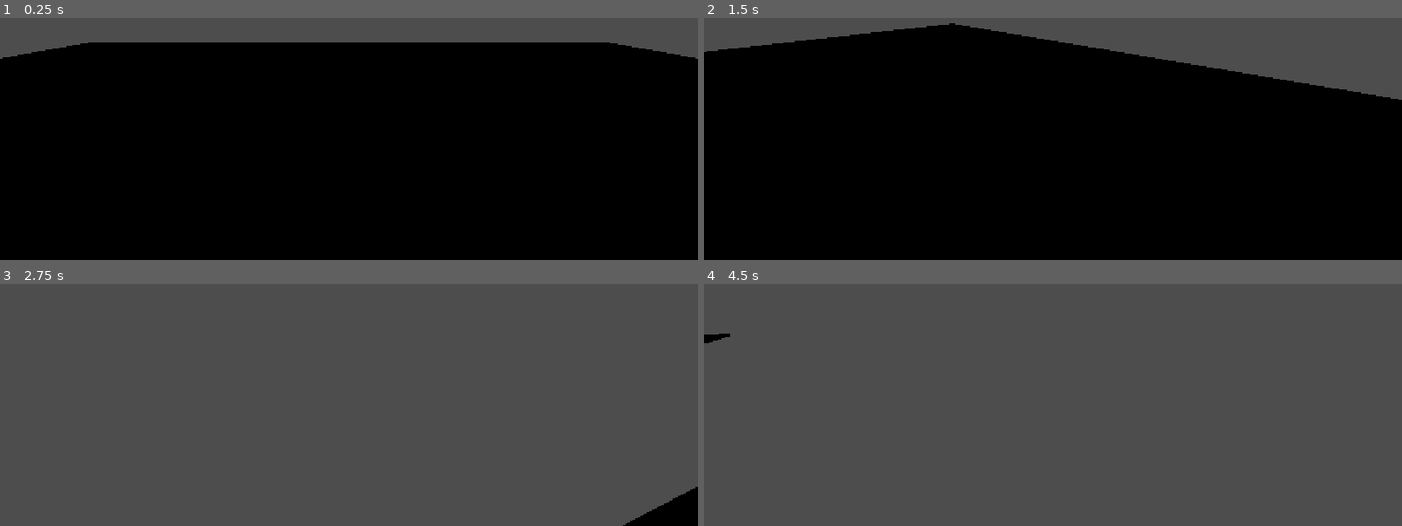
Above: before the commit, frames 1-4 (two rows, left to right).
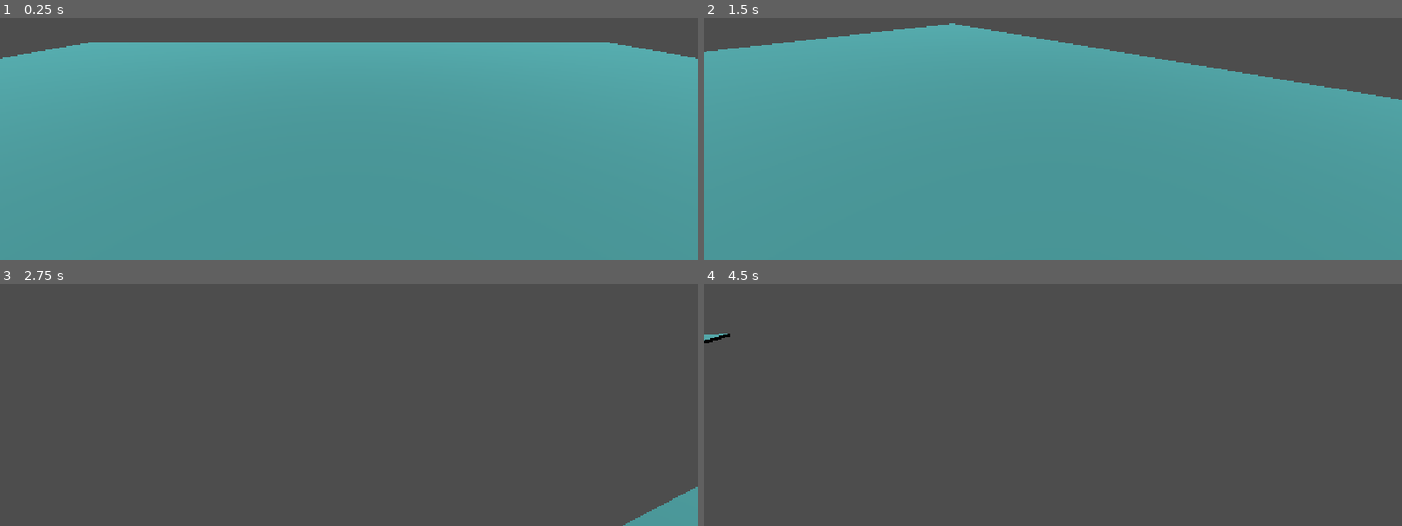
Above: after the commit, the same moments.

Repository: cdurran9/trust-no-one
Game: Godot game, scene res://scenes/levels/test_level.tscn
Same seed, same stepped clock (60 frames per second), same inputs: the game is played once before the commit and once after it.
Inputs (mouse positions are in pixels of both pictures, inside the frame that each line leads up to):
- Up to frame 1 (0.25 s): no input
- Up to frame 2 (1.5 s): tap Enter at 0.5 s; move the mouse to (1087, 61) at 0.52 s; hold W (forward) from 0.53 s (still down); tap E (interact, bound only after the commit) at 0.6, 1.35 s; move the mouse to (1018, 66) at 1.27 s
- Up to frame 3 (2.75 s): keep holding W (forward); move the mouse to (362, 322) at 2.02 s; tap E (interact, bound only after the commit) at 2.1 s
- Up to frame 4 (4.5 s): keep holding W (forward); move the mouse to (1046, 337) at 2.77 s; tap E (interact, bound only after the commit) at 2.85, 3.6, 4.35 s; tap Space at 3.5 s; move the mouse to (1101, 334) at 3.52 s; tap Enter at 4.25 s; move the mouse to (997, 325) at 4.27 s

The runs differ from the first frame. In frame 1, 89% of the frame differs, in the area x 0-100%, y 10-100%; in frame 2, 85%; in frame 3, 0.9%; in frame 4, less than 0.1%.

Commit message:
Interactions framework

Diff:
--- a/project.godot
+++ b/project.godot
@@ -49,6 +49,11 @@
 "events": [Object(InputEventKey,"resource_local_to_scene":false,"resource_name":"","device":-1,"window_id":0,"alt_press …(192 unchanged characters)…
 ]
 }
+interact={
+"deadzone": 0.2,
+"events": [Object(InputEventKey,"resource_local_to_scene":false,"resource_name":"","device":-1,"window_id":0,"alt_pressed":false,"shift_pressed":false,"ctrl_pressed":false,"meta_pressed":false,"pressed":false,"keycode":0,"physical_keycode":69,"key_label":0,"unicode":101,"location":0,"echo":false,"script":null)
+]
+}
 
 [physics]
 
--- a/scenes/characters/player.tscn
+++ b/scenes/characters/player.tscn
@@ -1,6 +1,7 @@
 [gd_scene format=3 uid="uid://dygosmml840uk"]
 
 [ext_resource type="Script" uid="uid://dn26olsq6uk0l" path="res://scripts/player.gd" id="1_rp718"]
+[ext_resource type="Script" uid="uid://dnhth13c23pyo" path="res://scripts/interact.gd" id="2_yewv4"]
 
 [sub_resource type="CapsuleShape3D" id="CapsuleShape3D_y5y0o"]
 
@@ -18,9 +19,13 @@
 
 [node name="Head" type="Node3D" parent="." unique_id=1506413379]
 transform = Transform3D(1, 0, 0, 0, 1, 0, 0, 0, 1, 0, 1.7272303, 0)
+script = ExtResource("2_yewv4")
 
 [node name="Camera3D" type="Camera3D" parent="Head" unique_id=1411419261]
 transform = Transform3D(1, 0, 0, 0, 0.96640146, 0.2570375, 0, -0.2570375, 0.96640146, 0, 0, -0.17706758)
+
+[node name="RayCast3D" type="RayCast3D" parent="Head/Camera3D" unique_id=1902229147]
+target_position = Vector3(0, 0, -3)
 
 [node name="MeshInstance3D" type="MeshInstance3D" parent="." unique_id=1228797613]
 transform = Transform3D(1, 0, 0, 0, 1, 0, 0, 0, 1, 0, 1, 0)
--- a/scenes/levels/test_level.tscn
+++ b/scenes/levels/test_level.tscn
@@ -1,6 +1,7 @@
 [gd_scene format=3 uid="uid://bi0uj31s4mxja"]
 
 [ext_resource type="PackedScene" uid="uid://dygosmml840uk" path="res://scenes/characters/player.tscn" id="1_jbqir"]
+[ext_resource type="PackedScene" uid="uid://byue3m1a287oa" path="res://scenes/objects/interactable_test.tscn" id="2_yautc"]
 
 [sub_resource type="StandardMaterial3D" id="StandardMaterial3D_y5y0o"]
 albedo_color = Color(0.26323867, 0.57908136, 0.5860235, 1)
@@ -14,3 +15,9 @@
 material = SubResource("StandardMaterial3D_y5y0o")
 
 [node name="Player" parent="." unique_id=888573409 instance=ExtResource("1_jbqir")]
+
+[node name="DirectionalLight3D" type="DirectionalLight3D" parent="." unique_id=518491460]
+transform = Transform3D(1, 0, 0, 0, 0.23176649, 0.97277147, 0, -0.97277147, 0.23176649, 0, 15.424217, 0)
+
+[node name="InteractableTest" parent="." unique_id=1004146454 instance=ExtResource("2_yautc")]
+transform = Transform3D(1, 0, 0, 0, 1, 0, 0, 0, 1, -6.397239, 0.6, 0)
--- /dev/null
+++ b/scenes/objects/interactable_test.tscn
@@ -0,0 +1,25 @@
+[gd_scene format=3 uid="uid://byue3m1a287oa"]
+
+[ext_resource type="Script" uid="uid://3xxbb5h4pjnx" path="res://scripts/interactable_test.gd" id="1_e1nfs"]
+[ext_resource type="Script" uid="uid://duibrwpiju6us" path="res://scripts/interactable.gd" id="1_uqxgu"]
+
+[sub_resource type="BoxShape3D" id="BoxShape3D_y5y0o"]
+
+[sub_resource type="BoxMesh" id="BoxMesh_y5y0o"]
+
+[sub_resource type="StandardMaterial3D" id="StandardMaterial3D_bmcky"]
+albedo_color = Color(0.975424, 0.55183315, 0.24849445, 1)
+
+[node name="InteractableTest" type="RigidBody3D" unique_id=1004146454]
+script = ExtResource("1_e1nfs")
+
+[node name="CollisionShape3D" type="CollisionShape3D" parent="." unique_id=1788440963]
+shape = SubResource("BoxShape3D_y5y0o")
+
+[node name="MeshInstance3D" type="MeshInstance3D" parent="." unique_id=1203225744]
+mesh = SubResource("BoxMesh_y5y0o")
+surface_material_override/0 = SubResource("StandardMaterial3D_bmcky")
+
+[node name="Interactable" type="Node" parent="." unique_id=1724562683]
+script = ExtResource("1_uqxgu")
+metadata/_custom_type_script = "uid://duibrwpiju6us"
--- /dev/null
+++ b/scripts/interact.gd
@@ -0,0 +1,20 @@
+extends Node
+class_name Interact
+
+@onready var interaction_raycast = $Camera3D/RayCast3D
+
+var interaction_target : Interactable
+
+func _process(_delta):
+	if interaction_raycast.is_colliding():
+		handle_interaction()
+	if Input.is_action_just_pressed("interact") and interaction_target != null:
+		interaction_target.interact()
+
+func handle_interaction():
+	var other = interaction_raycast.get_collider()
+	if other != null:
+		for child in other.get_children():
+			if child is Interactable:
+				interaction_target = child
+				break
--- /dev/null
+++ b/scripts/interactable.gd
@@ -0,0 +1,8 @@
+extends Node
+class_name Interactable
+
+signal on_interact
+
+func interact():
+	print("Woah you interacted with me, hot dang")
+	on_interact.emit()
--- /dev/null
+++ b/scripts/interactable_test.gd
@@ -0,0 +1,9 @@
+extends Node
+
+@onready var interactable: Interactable = $Interactable
+
+func _ready():
+	interactable.on_interact.connect(handle_interact)
+
+func handle_interact():
+	print("I'm the parent, I'll handle this interaction")
--- a/scripts/player.gd
+++ b/scripts/player.gd
@@ -7,9 +7,11 @@
 @export var reverse_y := true
 @export var reverse_x := true
 @export var speed := 5.0
+@export var interact_range := 3.0
 
 @onready var camera_3d = $Head/Camera3D
 @onready var head = $Head
+@onready var interact_raycast = $Head/Camera3D/RayCast3D
 
 func _ready():
 	capture_mouse()
Not shown, added: scripts/interact.gd.uid
Not shown, added: scripts/interactable.gd.uid
Not shown, added: scripts/interactable_test.gd.uid
